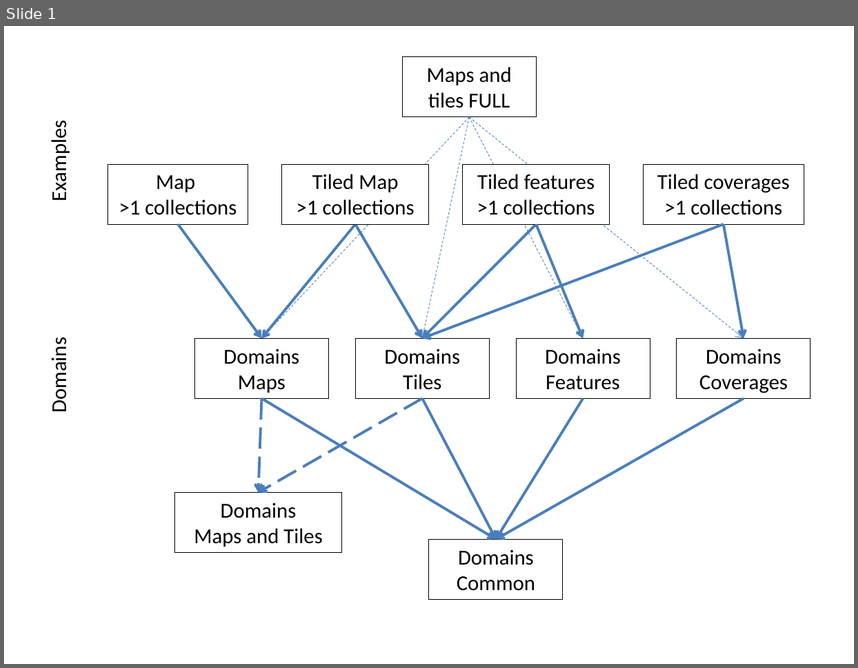
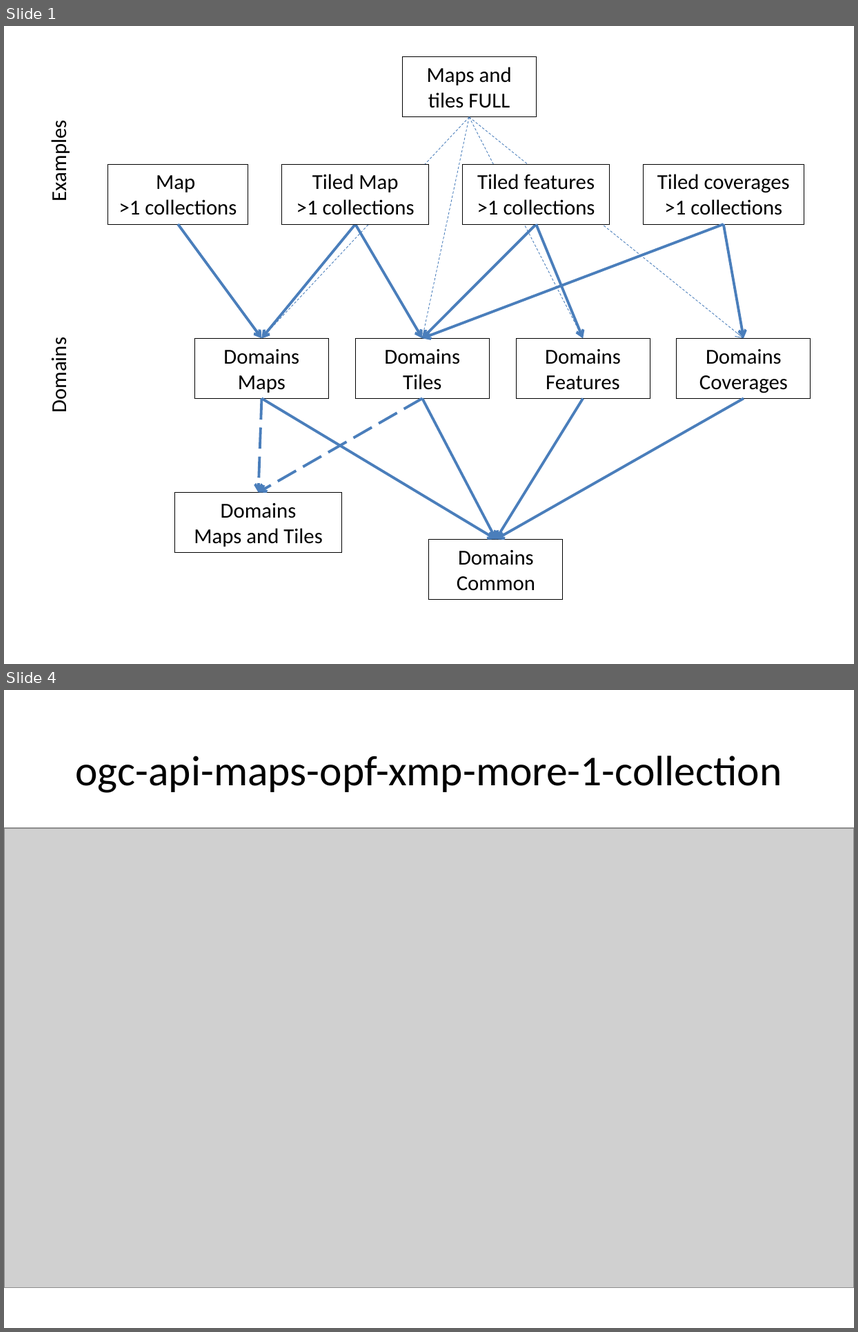
Before and after one commit to opengeospatial/ogcapi-maps, a slide deck: standard/images/diagrams.pptx. Shown one above the other, each under a label of ours: slide 1 before the commit, slides 1 and 4 after it; the slides between them are not shown. The pictures are 858x668 and 858x1332 pixels, drawn with LibreOffice and Linux fonts; fonts in the diff are those of the drawing; grey boxes stand for pictures. Boxes give left, top, right and bottom in pixels: in the first picture for what was removed or moved away, otherwise in the second. Text is boxed around its words. In the diff, an @@ line names an element or a change of style, - is before the commit and + after.

```diff
--- a/standard/images/diagrams.pptx
+++ b/standard/images/diagrams.pptx
@@ slide 4 added at [4,690,854,1328], background #FFFFFF @@
@@ title added at [75,756,782,793], 36 pt, text #000000 @@
+ogc-api-maps-opf-xmp-more-1-collection
@@ picture added at [4,828,854,1287] @@
```
Also in this commit, not shown: 2 other slides added, 3 other files.
